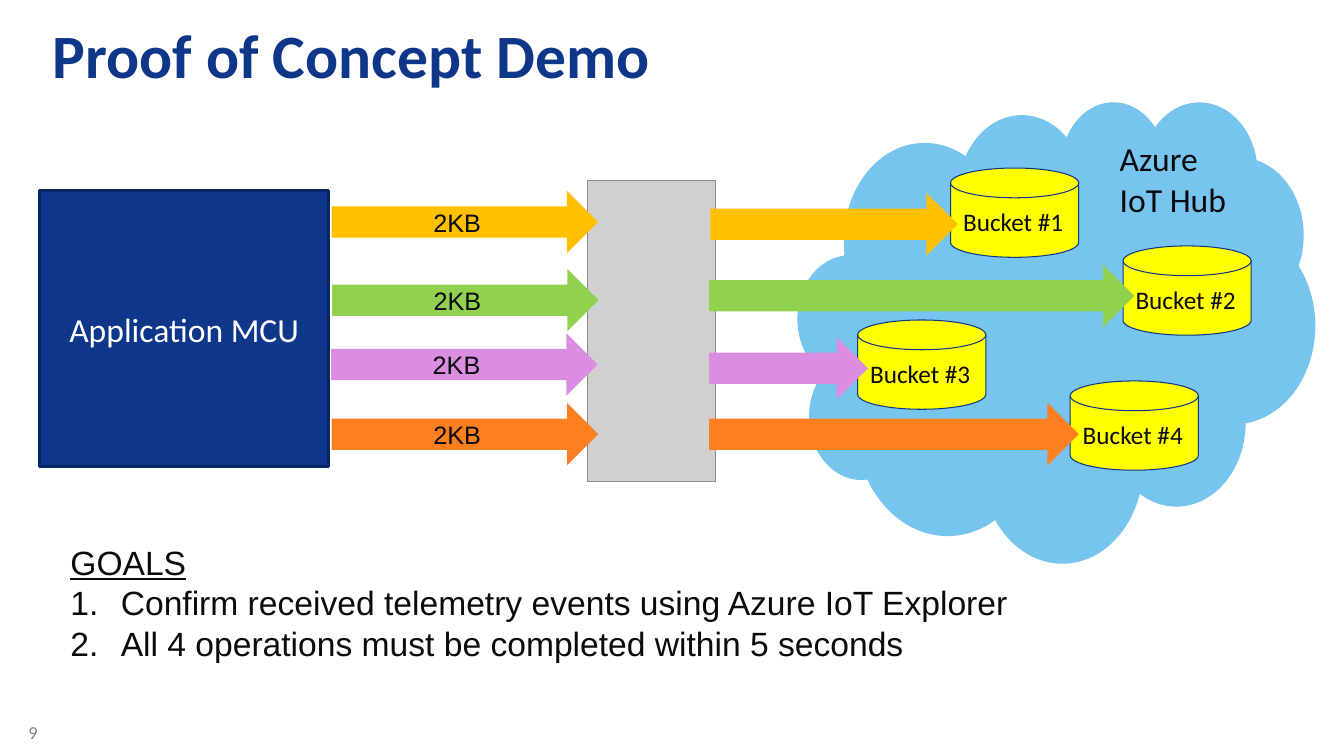
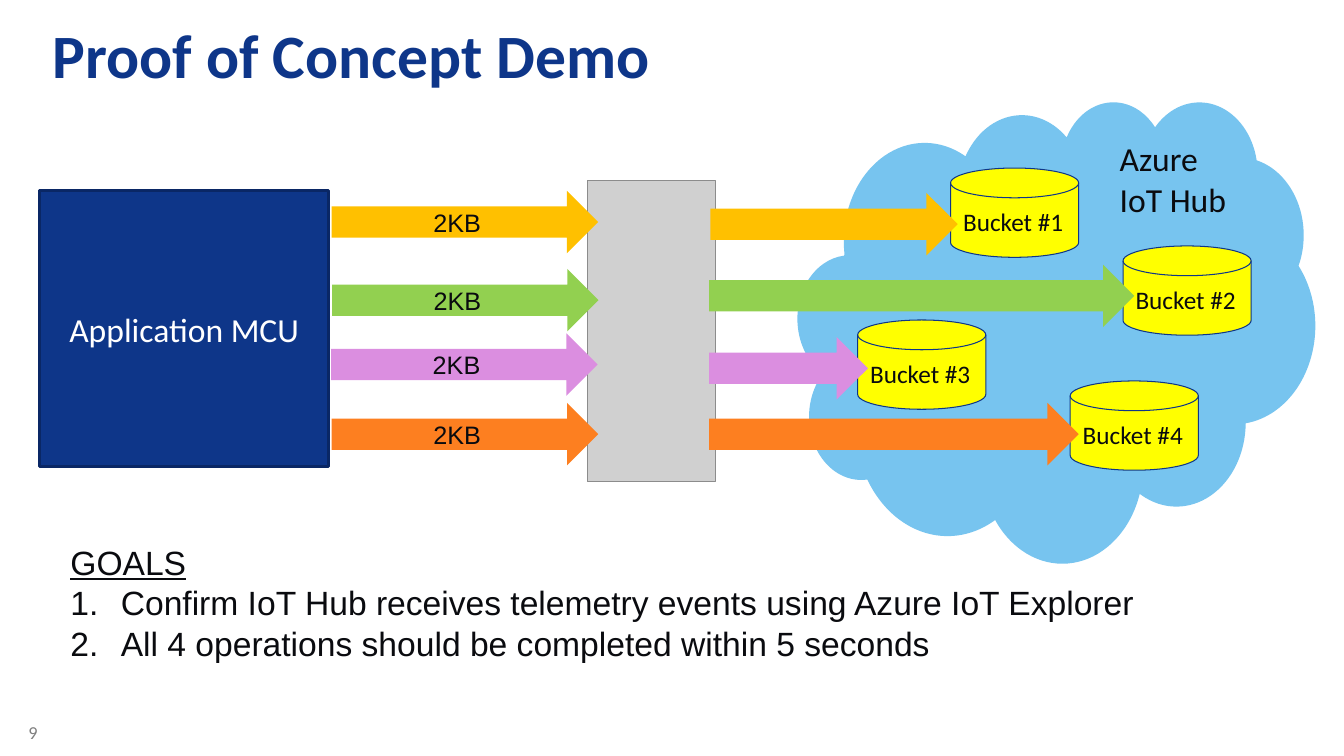
Before and after one commit to daisukeiot/Microchip-SAM-IoT-Wx-1, a slide deck: slide 9 of AO-Smith-MSFT-MCHP-r6.pptx. Drawn at 1344x756 pixels with LibreOffice and Linux fonts; fonts in the diff are those of the drawing; grey boxes stand for pictures; background and template pictures are left out. Boxes give left, top, right and bottom in pixels: in the first picture for what was removed or moved away, otherwise in the second. Text is boxed around its words. In the diff, an @@ line names an element or a change of style, - is before the commit and + after.

```diff
--- a/AO-Smith-MSFT-MCHP-r6.pptx
+++ b/AO-Smith-MSFT-MCHP-r6.pptx
@@ text at (121,590,1133,663): text changed @@
-1. Confirm received telemetry events using Azure IoT Explorer
-2. All 4 operations must be completed within 5 seconds
+1. Confirm IoT Hub receives telemetry events using Azure IoT Explorer
+2. All 4 operations should be completed within 5 seconds
```
Also in this commit, not shown: 6 other slides changed.
